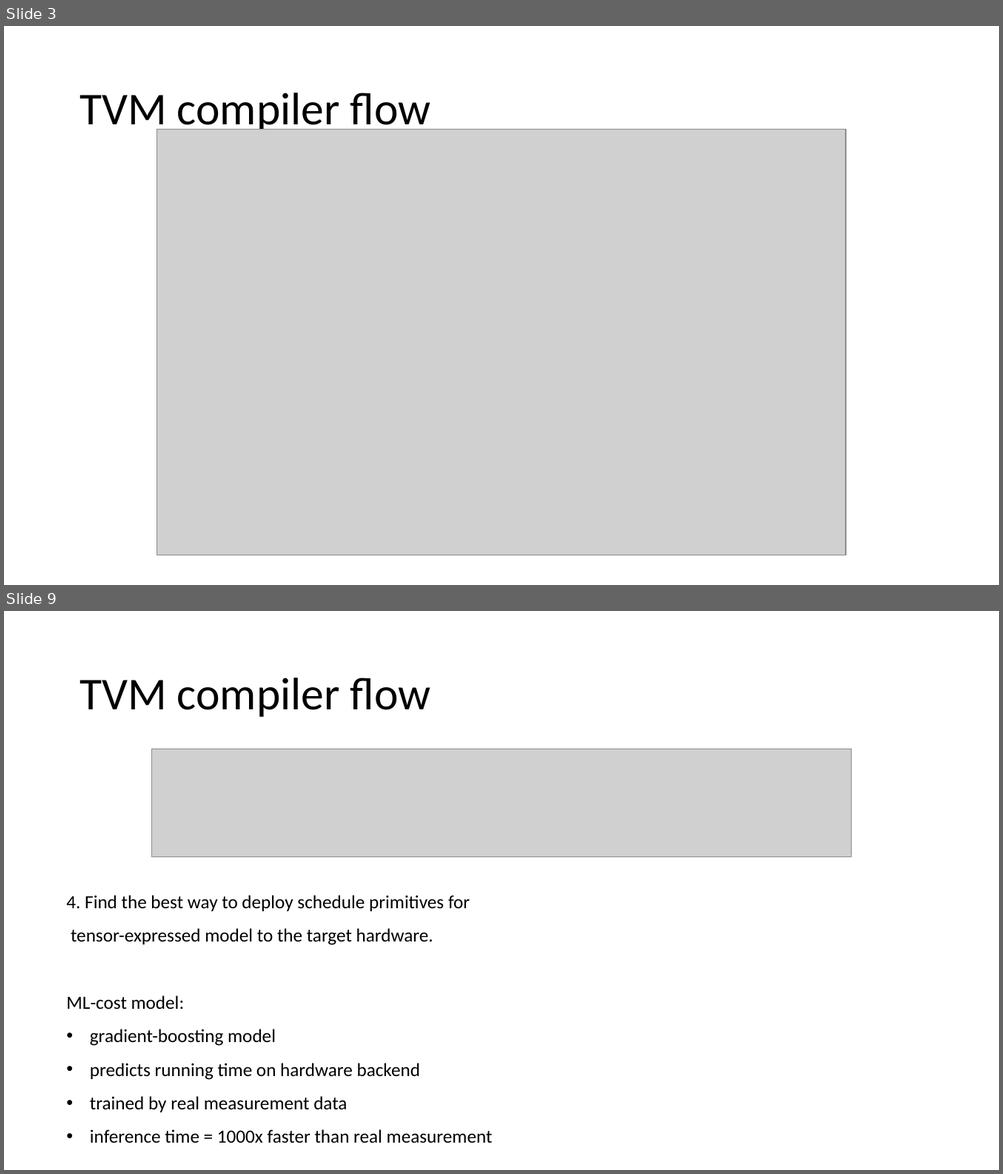
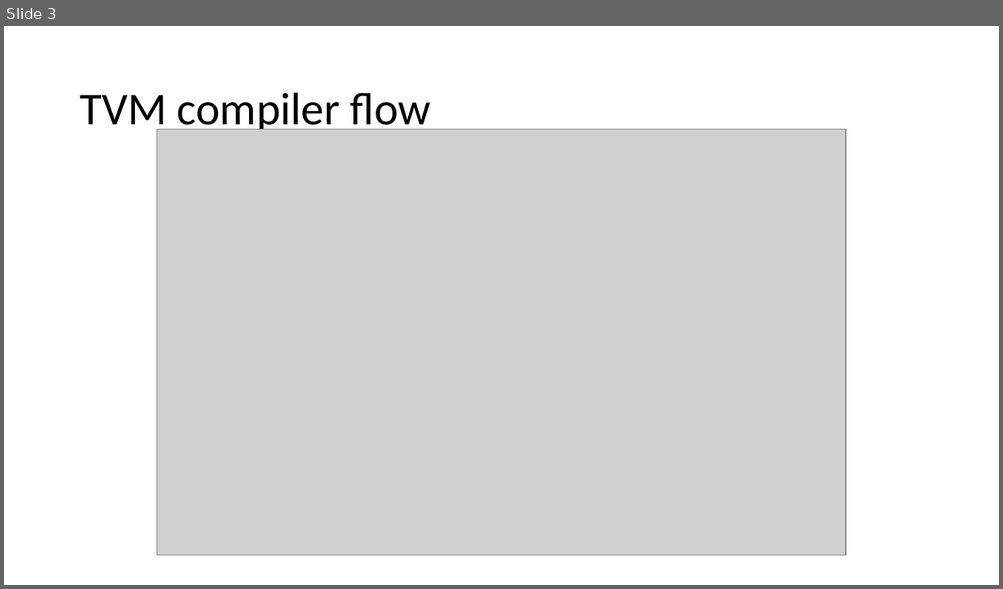
Before and after one commit to hoangtv2000/Notes, a slide deck: TVM.pptx. Shown one above the other, each under a label of ours: slides 3 and 9 before the commit, slide 3 after it; the slides between them are not shown. The pictures are 1003x1174 and 1003x589 pixels, drawn with LibreOffice and Linux fonts; fonts in the diff are those of the drawing; grey boxes stand for pictures. Boxes give left, top, right and bottom in pixels: in the first picture for what was removed or moved away, otherwise in the second. Text is boxed around its words. In the diff, an @@ line names an element or a change of style, - is before the commit and + after.

```diff
--- a/TVM.pptx
+++ b/TVM.pptx
@@ slide 9 removed at bbox=[4, 611, 999, 1170], background #FFFFFF @@
@@ title removed at bbox=[79, 678, 431, 717] @@
-TVM compiler flow
@@ picture removed at bbox=[152, 749, 851, 857] @@
@@ text removed at bbox=[66, 895, 492, 1144] @@
-4. Find the best way to deploy schedule primitives for
-tensor-expressed model to the target hardware.
-ML-cost model:
-• gradient-boosting model
-• predicts running time on hardware backend
-• trained by real measurement data
-• inference time = 1000x faster than real measurement
```
Also in this commit, not shown: 5 slides changed, 5 slides added.
